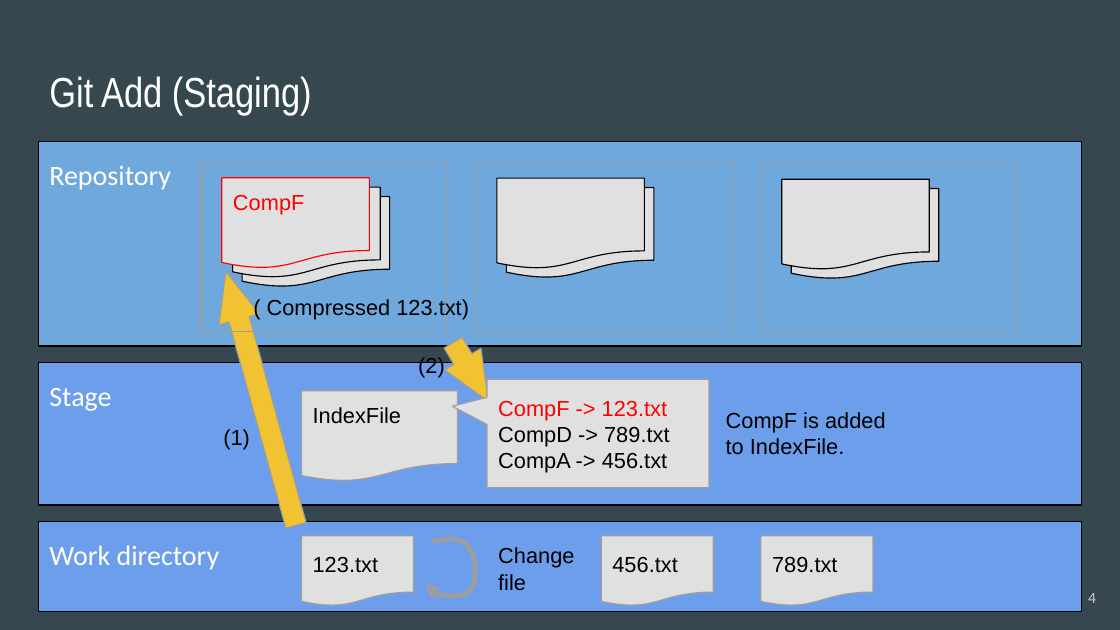
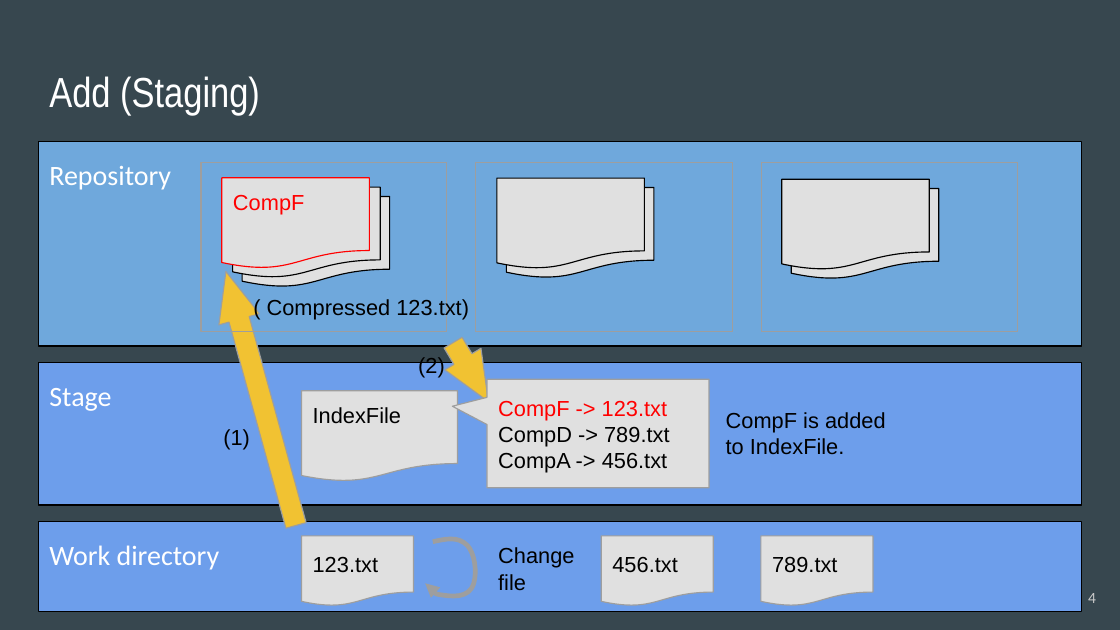
Before and after one commit to acchi17/StudyGit, a slide deck: slide 4 of GitStudySession.pptx. Drawn at 1120x630 pixels with LibreOffice and Linux fonts; fonts in the diff are those of the drawing. Boxes give left, top, right and bottom in pixels: in the first picture for what was removed or moved away, otherwise in the second. Text is boxed around its words. In the diff, an @@ line names an element or a change of style, - is before the commit and + after.

```diff
--- a/GitStudySession.pptx
+++ b/GitStudySession.pptx
@@ title at (49, 76, 260, 116): text changed @@
-Git Add (Staging)
+Add (Staging)
```
Also in this commit, not shown: 10 other slides changed, 6 slides added.
